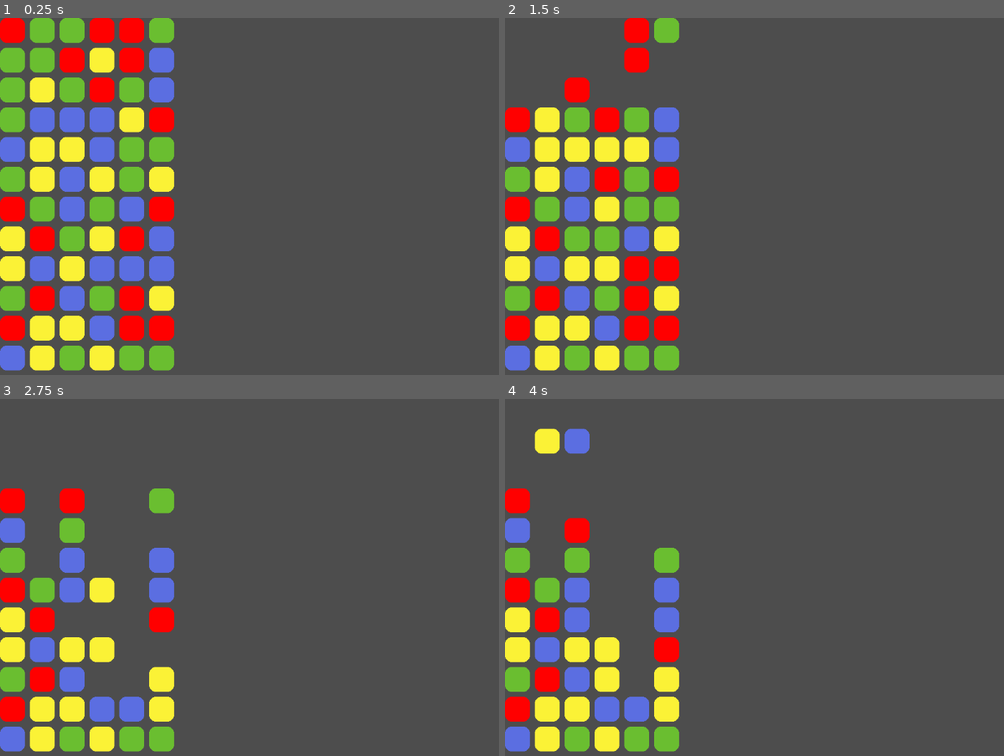
Above: before the commit, frames 1-4 (two rows, left to right).
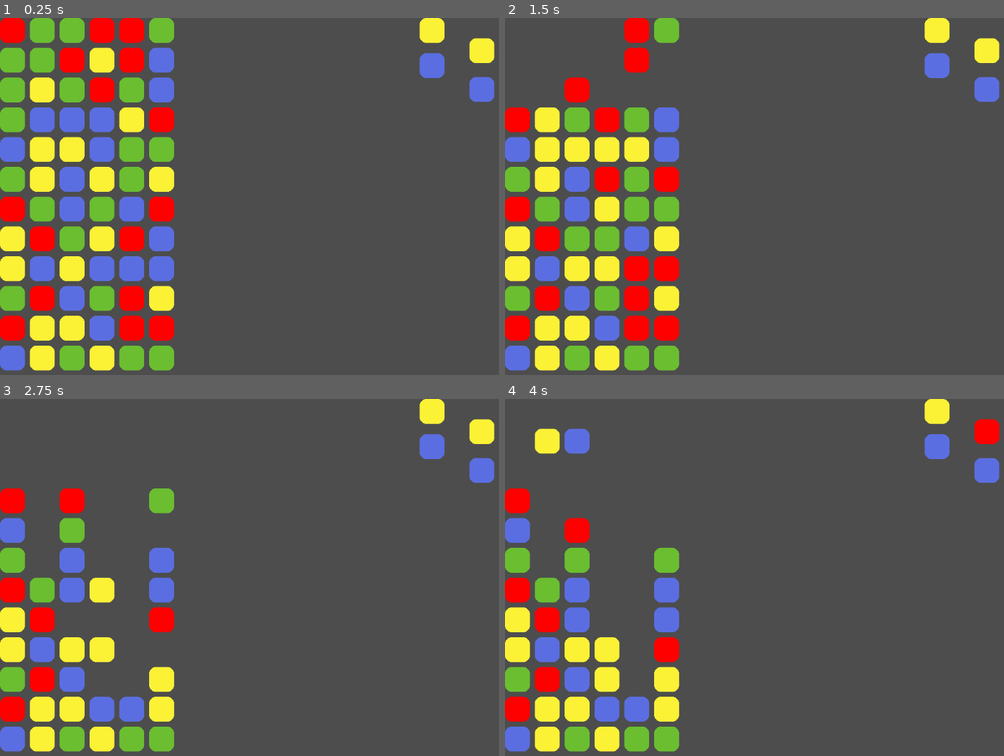
Above: after the commit, the same moments.

Repository: MarGamaDev/PuyoPuyoLike
Game: Godot game, scene res://testing scenes/box_testing_scene.tscn
Same seed, same stepped clock (60 frames per second), same inputs: the game is played once before the commit and once after it.
Inputs:
- Up to frame 1 (0.25 s): no input
- Up to frame 2 (1.5 s): tap Enter at 0.5 s; hold D (puyo_right) 0.53-1.28 s; tap J (puyo_rotate) at 0.6, 1.35 s; hold S (puyo_down) from 1.28 s (still down)
- Up to frame 3 (2.75 s): release S (puyo_down) at 2.03 s; hold D (puyo_right) from 2.03 s (still down); tap J (puyo_rotate) at 2.1 s
- Up to frame 4 (4 s): tap Space at 2.75 s; tap J (puyo_rotate) at 2.85, 3.6 s; release D (puyo_right) at 3.53 s; hold A (puyo_left) from 3.53 s (still down)

The runs differ from the first frame. In frame 1, 1.3% of the frame differs, in the area x 84-100%, y 0-24%; in frame 2, 1.3%; in frame 3, 1.3%; in frame 4, 1.3%.
Error in both runs: Out of bounds get index '0' (on base: 'Array') (res://scripts/grid_manager.gd:57)

Commit message:
added visual queue for puyos

Diff:
--- a/Scenes/grid_manager.tscn
+++ b/Scenes/grid_manager.tscn
@@ -1,6 +1,7 @@
-[gd_scene load_steps=2 format=3 uid="uid://cbaajsmksk4lh"]
+[gd_scene load_steps=3 format=3 uid="uid://cbaajsmksk4lh"]
 
 [ext_resource type="Script" uid="uid://deiih0eoqrj08" path="res://scripts/grid_manager.gd" id="1_uowjv"]
+[ext_resource type="PackedScene" uid="uid://cqw1jv0baovrt" path="res://Scenes/puyo.tscn" id="2_4xyke"]
 
 [node name="GridManager" type="Node2D"]
 script = ExtResource("1_uowjv")
@@ -8,4 +9,18 @@
 
 [node name="PlayerDownTimer" type="Timer" parent="."]
 
+[node name="QueuedPuyos" type="Node2D" parent="."]
+
+[node name="FirstPair1" parent="QueuedPuyos" instance=ExtResource("2_4xyke")]
+position = Vector2(844, 0)
+
+[node name="FirstPair2" parent="QueuedPuyos" instance=ExtResource("2_4xyke")]
+position = Vector2(844, 71)
+
+[node name="SecondPair1" parent="QueuedPuyos" instance=ExtResource("2_4xyke")]
+position = Vector2(944, 41)
+
+[node name="SecondPair2" parent="QueuedPuyos" instance=ExtResource("2_4xyke")]
+position = Vector2(944, 119)
+
 [connection signal="timeout" from="PlayerDownTimer" to="." method="player_down_tick"]
--- a/scripts/grid_manager.gd
+++ b/scripts/grid_manager.gd
@@ -320,3 +320,8 @@
 		new_puyos[1].set_type(randi_range(2,5))
 		puyo_queue.append(new_puyos)
 		print("2 pairs away:",new_puyos[0].get_type(), " ", new_puyos[1].get_type())
+	#update visual puyos
+	$QueuedPuyos/FirstPair1.set_type(puyo_queue[0][0].puyo_type)
+	$QueuedPuyos/FirstPair2.set_type(puyo_queue[0][1].puyo_type)
+	$QueuedPuyos/SecondPair1.set_type(puyo_queue[1][0].puyo_type)
+	$QueuedPuyos/SecondPair2.set_type(puyo_queue[1][1].puyo_type)
